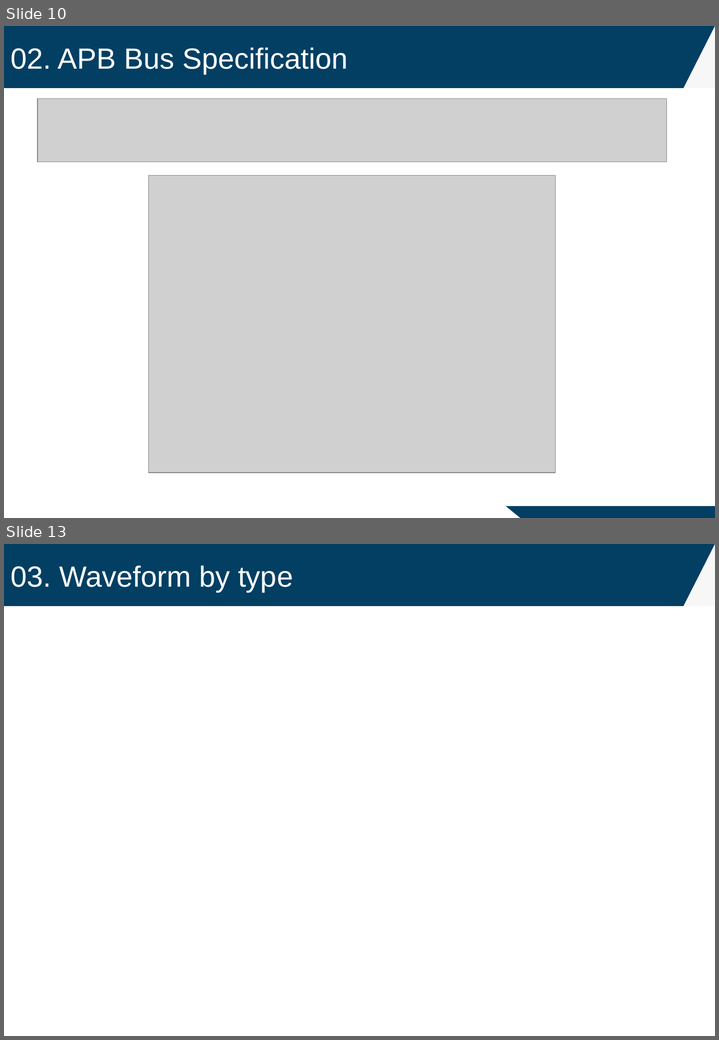
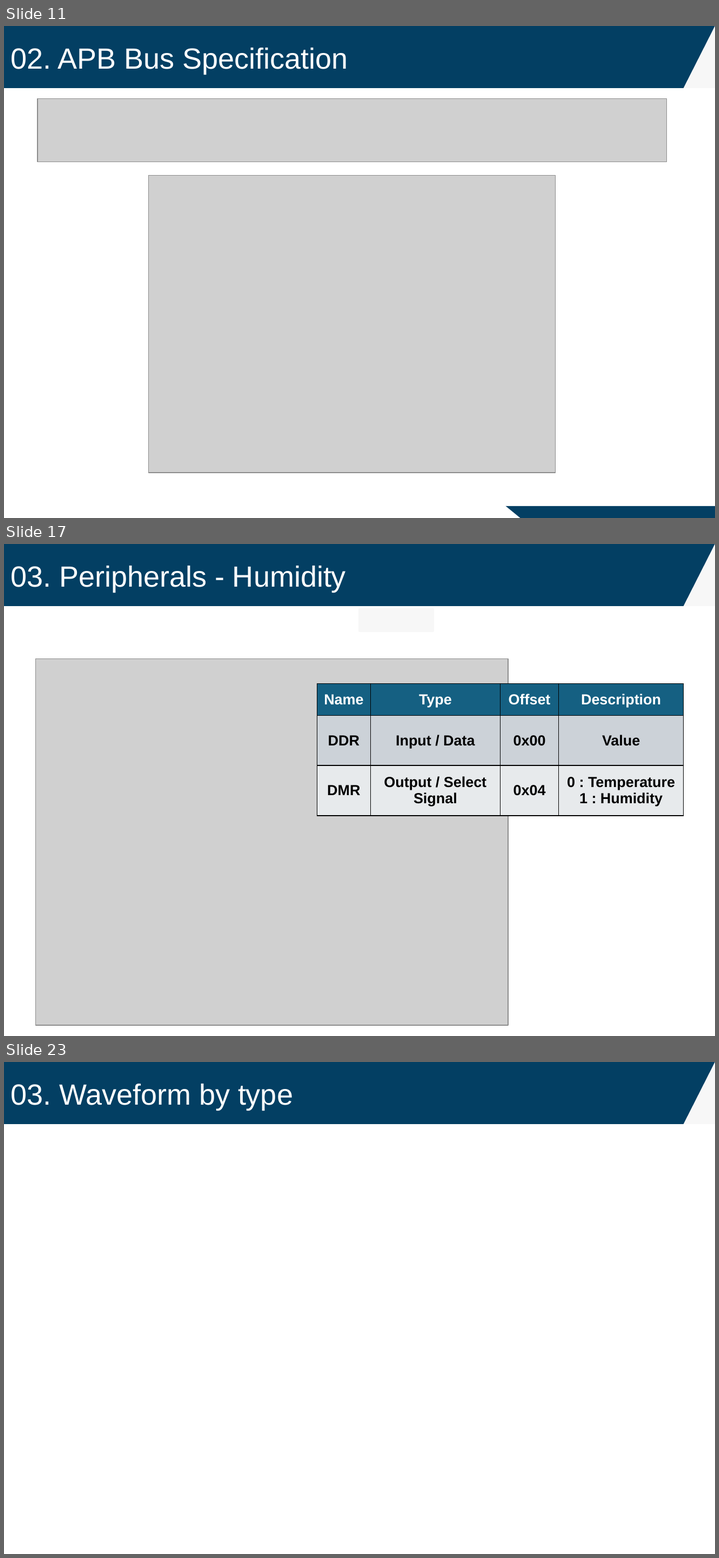
Before and after one commit to oriraccoon/Harman_ComputerArchitecture, a slide deck: RISC-V MultiCycle CPU Peripherals_김지환.pptx. Shown one above the other, each under a label of ours: slides 10 and 13 before the commit, slides 11, 17 and 23 after it; the slides between them are not shown. The pictures are 719x1040 and 719x1558 pixels, drawn with LibreOffice and Linux fonts; fonts in the diff are those of the drawing; grey boxes stand for pictures. Boxes give left, top, right and bottom in pixels: in the first picture for what was removed or moved away, otherwise in the second. Text is boxed around its words. In the diff, an @@ line names an element or a change of style, - is before the commit and + after.

```diff
--- a/RISC-V MultiCycle CPU Peripherals_김지환.pptx
+++ b/RISC-V MultiCycle CPU Peripherals_김지환.pptx
@@ slide 17 added at box(4, 544, 715, 1036), background #FFFFFF @@
@@ rectangle added at box(4, 544, 715, 606), fill #033F63 @@
@@ right triangle added at box(683, 544, 715, 606), fill #F7F7F7 @@
@@ text added at box(10, 566, 346, 592), 32 pt, text #FFFFFF @@
+03. Peripherals - Humidity
@@ rectangle added at box(360, 609, 433, 630), fill #F7F7F7, outline #F7F7F7 2 pt @@
@@ picture added at box(35, 659, 508, 1026) @@
@@ table added at box(317, 684, 683, 816), 3 rows, 4 columns @@
+Name | Type | Offset | Description
+DDR | Input / Data | 0x00 | Value
+DMR | Output / Select Signal | 0x04 | 0 : Temperature / 1 : Humidity
@@ what was slide 10 is now slide 11 @@
@@ what was slide 13 is now slide 23 @@
```
Also in this commit, not shown: 5 slides changed, 10 other slides added, 1 slide removed, 35 other files.
